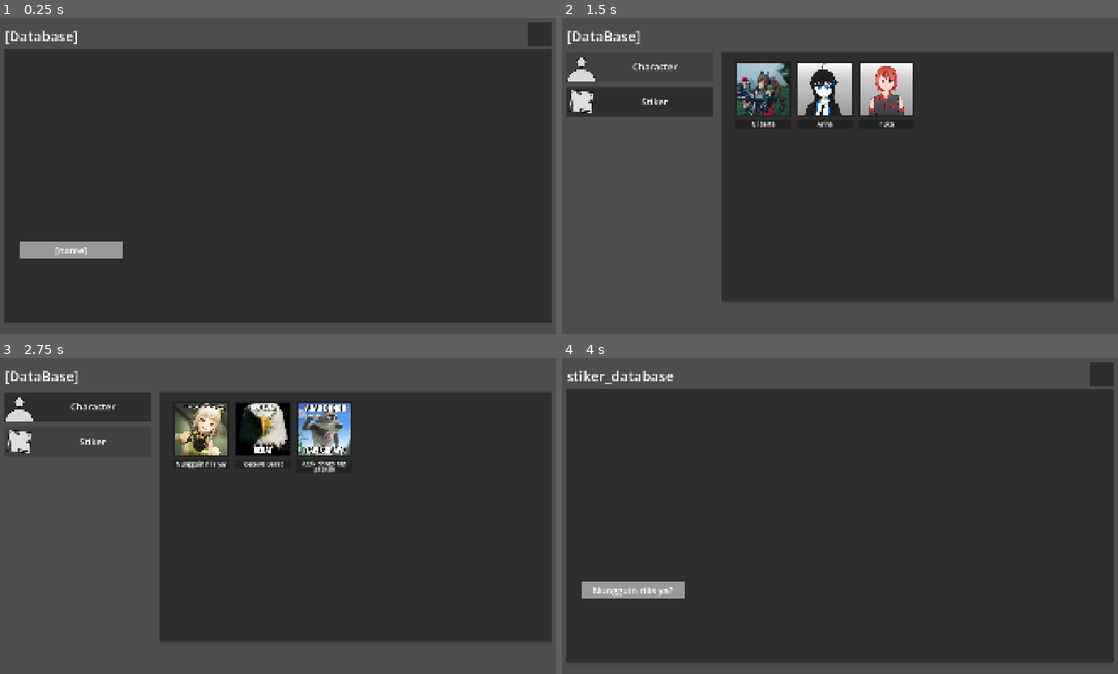
Above: before the commit, frames 1-4 (two rows, left to right).
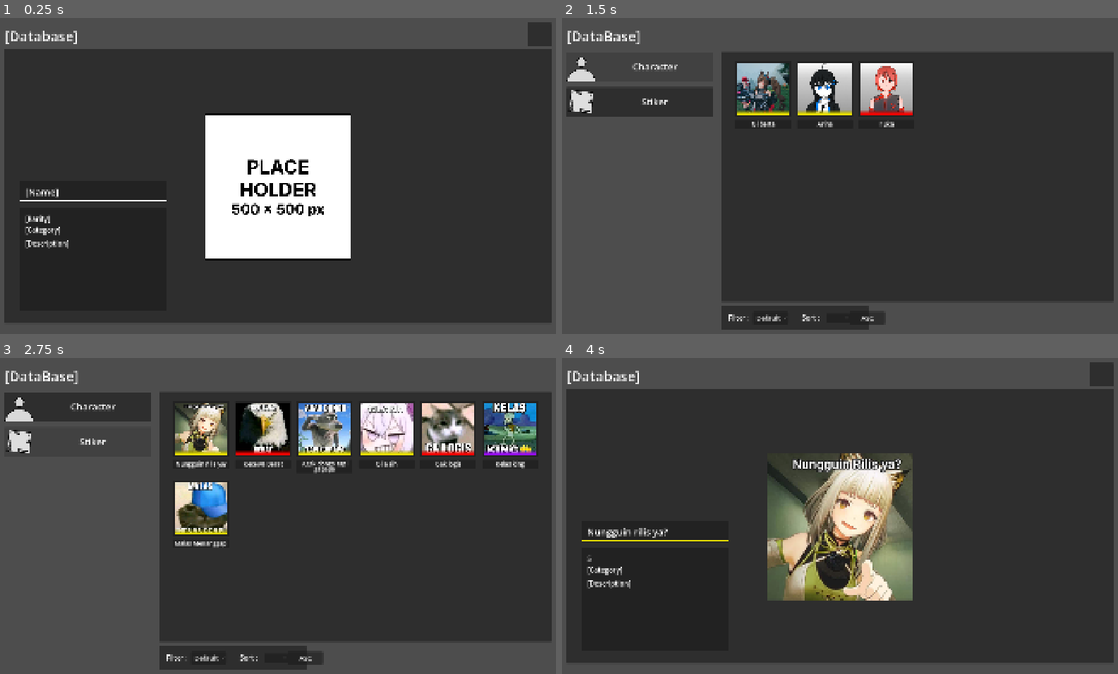
Above: after the commit, the same moments.

Repository: EZ1712/Database-Item-Godot-4.6
Game: Godot game, scene res://scene/component/detail/detail.tscn
Two runs of this game, one before a commit and one after it. Both use one fixed random seed, a clock stepped at 60 frames per second and the inputs below. The project has no main scene, so this scene is started directly.
Inputs (mouse positions are in pixels of both pictures, inside the frame that each line leads up to):
- Up to frame 1 (0.25 s): no input
- Up to frame 2 (1.5 s): click (1101, 33) at 0.5 s; click "Character" at 1.25 s
- Up to frame 3 (2.75 s): click "Stiker" at 2 s
- Up to frame 4 (4 s): click "button" at 2.75 s; tap Enter at 3.5 s

The runs differ from the first frame. In frame 1, 13% of the frame differs, in the area x 3-64%, y 30-77%; in frame 2, 2.5%; in frame 3, 8.7%; in frame 4, 12%.
Error before the commit: Trying to assign value of type 'Nil' to a variable of type 'Dictionary'. (res://scene/menu_and_preview/menu_and_preview.gd:39)
Error after the commit: Trying to assign value of type 'Nil' to a variable of type 'Dictionary'. (res://scene/menu_and_preview/menu_and_preview.gd:50)

Commit message:
Sorting Function

Diff:
--- a/database/data/character_data.tres
+++ /dev/null
@@ -1,33 +0,0 @@
-[gd_resource type="Resource" script_class="GameDatabase" format=3 uid="uid://bqfxd15ghv7n2"]
-
-[ext_resource type="Script" uid="uid://c8sjqdol2rr0o" path="res://database/ganedatabse.gd" id="1_3qk0w"]
-[ext_resource type="Texture2D" uid="uid://cemrp6vq0sfjd" path="res://database/asset/character/gilberta_preview.png" id="1_35dg6"]
-[ext_resource type="Texture2D" uid="uid://ylaartdcpdpk" path="res://database/asset/character/arina_preview.png" id="2_0cq04"]
-[ext_resource type="Texture2D" uid="uid://drqa2hf4250uw" path="res://database/asset/character/fuka_preview.png" id="3_mdk3k"]
-
-[resource]
-script = ExtResource("1_3qk0w")
-data = {
-0: {
-"description": "dwa",
-"image": null,
-"image_preview": ExtResource("1_35dg6"),
-"name": "Gilberta",
-"rarity": 6
-},
-1: {
-"description": "dwa",
-"image": null,
-"image_preview": ExtResource("2_0cq04"),
-"name": "Arina",
-"rarity": 6
-},
-2: {
-"description": "lorem",
-"image": null,
-"image_preview": ExtResource("3_mdk3k"),
-"name": "Fuka",
-"rarity": 5
-}
-}
-metadata/_custom_type_script = "uid://c8sjqdol2rr0o"
--- /dev/null
+++ b/database/data/character_database.tres
@@ -0,0 +1,30 @@
+[gd_resource type="Resource" script_class="GameDatabase" format=3 uid="uid://bqfxd15ghv7n2"]
+
+[ext_resource type="Script" uid="uid://c8sjqdol2rr0o" path="res://database/gamedatabse.gd" id="4_n54kt"]
+
+[resource]
+script = ExtResource("4_n54kt")
+data = {
+0: {
+"description": "dwa",
+"image": "res://database/asset/character/gilberta_preview.png",
+"image_preview": "res://database/asset/character/gilberta_preview.png",
+"name": "Gilberta",
+"rarity": 5
+},
+1: {
+"description": "dwa",
+"image": "res://database/asset/character/arina_preview.png",
+"image_preview": "res://database/asset/character/arina_preview.png",
+"name": "Arina",
+"rarity": 5
+},
+2: {
+"description": "lorem",
+"image": "res://database/asset/character/fuka_preview.png",
+"image_preview": "res://database/asset/character/fuka_preview.png",
+"name": "Fuka",
+"rarity": 6
+}
+}
+metadata/_custom_type_script = "uid://c8sjqdol2rr0o"
--- a/database/data/stiker_database.tres
+++ b/database/data/stiker_database.tres
@@ -1,32 +1,57 @@
 [gd_resource type="Resource" script_class="GameDatabase" format=3 uid="uid://dnt17xsvsweu3"]
 
-[ext_resource type="Texture2D" uid="uid://bu64t5o7ufrl7" path="res://database/asset/stiker/nungguin_rilis_ya.png" id="1_il8sd"]
-[ext_resource type="Script" uid="uid://c8sjqdol2rr0o" path="res://database/ganedatabse.gd" id="1_pnk1f"]
-[ext_resource type="Texture2D" uid="uid://rvc1ittp754p" path="res://database/asset/stiker/kecewa_berat.png" id="2_xbnyq"]
-[ext_resource type="Texture2D" uid="uid://dnnbqp5464dfs" path="res://database/asset/stiker/agak_dongo_tapi_gapapa.png" id="3_vijmn"]
+[ext_resource type="Script" uid="uid://c8sjqdol2rr0o" path="res://database/gamedatabse.gd" id="4_il8sd"]
 
 [resource]
-script = ExtResource("1_pnk1f")
+script = ExtResource("4_il8sd")
 data = {
 0: {
 "description": "dadwa",
-"image": null,
-"image_preview": ExtResource("1_il8sd"),
+"image": "res://database/asset/stiker/nungguin_rilis_ya.png",
+"image_preview": "res://database/asset/stiker/nungguin_rilis_ya.png",
 "name": "Nungguin rilis ya?",
 "rarity": 5
 },
 1: {
 "description": "hrwda",
-"image": null,
-"image_preview": ExtResource("2_xbnyq"),
+"image": "res://database/asset/stiker/kecewa_berat.png",
+"image_preview": "res://database/asset/stiker/kecewa_berat.png",
 "name": "Kecewa Berat",
 "rarity": 6
 },
 2: {
 "description": "mjade",
-"image": null,
-"image_preview": ExtResource("3_vijmn"),
+"image": "res://database/asset/stiker/agak_dongo_tapi_gapapa.png",
+"image_preview": "res://database/asset/stiker/agak_dongo_tapi_gapapa.png",
 "name": "Agak dongo tapi gapapa",
+"rarity": 5
+},
+3: {
+"description": "orang gila memang",
+"image": "res://database/asset/stiker/gila_sih.png",
+"image_preview": "res://database/asset/stiker/gila_sih.png",
+"name": "Gila sih",
+"rarity": 5
+},
+4: {
+"description": "memang gak logis",
+"image": "res://database/asset/stiker/gak_logis.png",
+"image_preview": "res://database/asset/stiker/gak_logis.png",
+"name": "Gak logis",
+"rarity": 6
+},
+5: {
+"description": "Kelas SMP bang",
+"image": "res://database/asset/stiker/kelas_king.png",
+"image_preview": "res://database/asset/stiker/kelas_king.png",
+"name": "Kelas king",
+"rarity": 4
+},
+6: {
+"description": "gw udah muak sumpah",
+"image": "res://database/asset/stiker/malas_menanggapi.png",
+"image_preview": "res://database/asset/stiker/malas_menanggapi.png",
+"name": "Malas Menanggapi",
 "rarity": 5
 }
 }
--- a/scene/component/button_preview/button_preview.gd
+++ b/scene/component/button_preview/button_preview.gd
@@ -2,10 +2,26 @@
 
 signal preview_pressed
 
-func preview_data(name_display, image_preview):
+func preview_data(name_display, image_preview, rarity):
 	$PanelContainer/NameDisplay.text = str(name_display)
-	$Button/ImagePreview.texture = image_preview
-	pass
+	$Button/ImagePreview.texture = load(image_preview)
+	#$Button/RarityBorder.texture.gradient.set_color(0, rarity_color(rarity))
+	$Button/Label.text = str(rarity)
+	$Button/ColorRect.color = rarity_color(rarity)
+	#var border = $Button/RarityBorder.texture.duplicate()
+	#border.gradient.set_color(0, rarity_color(rarity))
+	#$Button/RarityBorder.texture = border
+	$Button/TextureRect.modulate = rarity_color(rarity)
+
+	#pass
+
+func rarity_color(rarity):
+	match int(rarity):
+		6: return Color("fd0400")
+		5: return Color("E6DE01")
+		4: return Color("960DF1")
+		#3: return
+	#pass
 
 func _on_button_pressed() -> void:
 	preview_pressed.emit()
--- a/scene/component/button_preview/button_preview.tscn
+++ b/scene/component/button_preview/button_preview.tscn
@@ -1,7 +1,18 @@
 [gd_scene format=3 uid="uid://bphgityydx8gj"]
 
 [ext_resource type="Script" uid="uid://bgxjlnegk5o8h" path="res://scene/component/button_preview/button_preview.gd" id="1_ma63y"]
-[ext_resource type="Texture2D" uid="uid://cecsrlpxtci6o" path="res://asset_sementaera/Rectangle 80.png" id="2_ma63y"]
+[ext_resource type="Texture2D" uid="uid://dnnbqp5464dfs" path="res://database/asset/stiker/agak_dongo_tapi_gapapa.png" id="2_ma63y"]
+[ext_resource type="Texture2D" uid="uid://cxj8f5221g03s" path="res://assets/border_rarity.png" id="3_fo2ws"]
+
+[sub_resource type="Gradient" id="Gradient_fo2ws"]
+offsets = PackedFloat32Array(0, 0.2451613)
+colors = PackedColorArray(0.99215686, 0.015686275, 0, 1, 0.99215686, 0.015686275, 0, 0)
+
+[sub_resource type="GradientTexture2D" id="GradientTexture2D_wkoui"]
+resource_local_to_scene = true
+gradient = SubResource("Gradient_fo2ws")
+fill_from = Vector2(0.56164384, 1)
+fill_to = Vector2(0.55707765, 0)
 
 [node name="ButtonPreview" type="Control" unique_id=2031525819]
 custom_minimum_size = Vector2(190, 250)
@@ -36,6 +47,48 @@
 grow_vertical = 2
 texture = ExtResource("2_ma63y")
 
+[node name="RarityBorder" type="TextureRect" parent="Button" unique_id=1021134955]
+visible = false
+layout_mode = 0
+offset_left = 5.0
+offset_top = 5.0
+offset_right = 185.0
+offset_bottom = 185.0
+texture = SubResource("GradientTexture2D_wkoui")
+
+[node name="Label" type="Label" parent="Button" unique_id=722412942]
+visible = false
+layout_mode = 0
+offset_left = 10.0
+offset_top = 145.0
+offset_right = 98.0
+offset_bottom = 180.0
+theme_override_font_sizes/font_size = 25
+text = "[Rarity]"
+
+[node name="ColorRect" type="ColorRect" parent="Button" unique_id=2080899568]
+visible = false
+layout_mode = 0
+offset_left = 5.0
+offset_top = 180.0
+offset_right = 185.0
+offset_bottom = 185.0
+
+[node name="TextureRect" type="TextureRect" parent="Button" unique_id=1506836489]
+layout_mode = 1
+anchors_preset = 8
+anchor_left = 0.5
+anchor_top = 0.5
+anchor_right = 0.5
+anchor_bottom = 0.5
+offset_left = -90.0
+offset_top = -90.0
+offset_right = 90.0
+offset_bottom = 90.0
+grow_horizontal = 2
+grow_vertical = 2
+texture = ExtResource("3_fo2ws")
+
 [node name="PanelContainer" type="PanelContainer" parent="." unique_id=1822490792]
 layout_mode = 1
 anchors_preset = 5
--- a/scene/component/detail/detail.gd
+++ b/scene/component/detail/detail.gd
@@ -1,16 +1,33 @@
 extends Control
+
+
+
+var character_database : Dictionary = load("res://database/data/character_database.tres").data
+var stiker_database : Dictionary = load("res://database/data/stiker_database.tres").data
 
 var menu_and_preview : PackedScene = load("res://scene/menu_and_preview/menu_and_preview.tscn")
 
+var sorting_method_send : String
 var database_current : String
 
-func detail_data(name_display, database):
-	$LabelDatabase.text = str(database)
-	$Panel/Panel/Label.text = str(name_display)
+func detail_data(database, id):
+	var raw_database : Dictionary = self.get(database)
+	var data = raw_database[id]
+
+	$PanelMain/ControlDetail/PanelDetail/Panel/MarginContainer/LabelName.text = str(data["name"])
+	$PanelMain/ControlDetail/PanelDetail/PanelContainer/MarginContainer/VBoxContainer/LabelRarity.text = str(data["rarity"])
+	$PanelMain/TextureImage.texture = load(data["image"])
+	$PanelMain/ControlDetail/PanelDetail/Panel/MarginContainer2/ColorRect.color = rarity_color(data["rarity"])
+	#$LabelDatabase.text = str(database)
+	#$Panel/Panel/Label.text = str(name_display)
 
 	database_current = database
-	pass
 
+func rarity_color(rarity):
+	match int(rarity):
+		6: return Color("fd0400")
+		5: return Color("E6DE01")
+		4: return Color("960DF1")
 
 func _on_button_back_pressed() -> void:
 	var menu_preview_scene = menu_and_preview.instantiate()
@@ -18,5 +35,9 @@
 	get_tree().root.add_child(menu_preview_scene)
 	get_tree().current_scene = menu_preview_scene
 
+	menu_preview_scene.sorting_method = sorting_method_send
+	#menu_preview_scene.data_from_detail(database_current,sorting_method_send)
+
 	menu_preview_scene.preview_display(database_current)
+	menu_preview_scene.preview_sorting()
 	queue_free()
--- a/scene/component/detail/detail.tscn
+++ b/scene/component/detail/detail.tscn
@@ -1,8 +1,7 @@
 [gd_scene format=3 uid="uid://bcpuoycavgge2"]
 
 [ext_resource type="Script" uid="uid://ddy51cdd4a3ix" path="res://scene/component/detail/detail.gd" id="1_0q56g"]
-
-[sub_resource type="StyleBoxFlat" id="StyleBoxFlat_wcsw1"]
+[ext_resource type="Texture2D" uid="uid://qpovse18ebsj" path="res://asset_sementaera/Place holder 500px.png" id="2_dny06"]
 
 [node name="Detail" type="Control" unique_id=128637850]
 layout_mode = 3
@@ -33,7 +32,7 @@
 offset_bottom = 99.0
 grow_horizontal = 0
 
-[node name="Panel" type="Panel" parent="." unique_id=2078099989]
+[node name="PanelMain" type="Panel" parent="." unique_id=2078099989]
 layout_mode = 1
 anchors_preset = 8
 anchor_left = 0.5
@@ -47,34 +46,111 @@
 grow_horizontal = 2
 grow_vertical = 2
 
-[node name="Panel" type="Panel" parent="Panel" unique_id=311432841]
+[node name="ControlDetail" type="Control" parent="PanelMain" unique_id=374751074]
 layout_mode = 1
 anchors_preset = 2
 anchor_top = 1.0
 anchor_bottom = 1.0
 offset_left = 50.0
-offset_top = -280.0
-offset_right = 402.0
-offset_bottom = -220.0
+offset_top = -432.0
+offset_right = 550.0
+offset_bottom = -43.00067
 grow_vertical = 0
-theme_override_styles/panel = SubResource("StyleBoxFlat_wcsw1")
 
-[node name="Label" type="Label" parent="Panel/Panel" unique_id=1182016054]
+[node name="PanelDetail" type="VBoxContainer" parent="PanelMain/ControlDetail" unique_id=198680406]
+layout_mode = 1
+anchors_preset = 12
+anchor_top = 1.0
+anchor_right = 1.0
+anchor_bottom = 1.0
+offset_top = -93.0
+grow_horizontal = 2
+grow_vertical = 0
+theme_override_constants/separation = 20
+
+[node name="Panel" type="PanelContainer" parent="PanelMain/ControlDetail/PanelDetail" unique_id=630373094]
+custom_minimum_size = Vector2(500, 70)
+layout_mode = 2
+
+[node name="MarginContainer" type="MarginContainer" parent="PanelMain/ControlDetail/PanelDetail/Panel" unique_id=816845290]
+layout_mode = 2
+theme_override_constants/margin_left = 20
+theme_override_constants/margin_top = 10
+theme_override_constants/margin_right = 20
+theme_override_constants/margin_bottom = 10
+
+[node name="LabelName" type="Label" parent="PanelMain/ControlDetail/PanelDetail/Panel/MarginContainer" unique_id=444825267]
+custom_minimum_size = Vector2(460, 0)
+layout_mode = 2
+theme_override_font_sizes/font_size = 32
+text = "[Name]"
+autowrap_mode = 3
+
+[node name="MarginContainer2" type="Control" parent="PanelMain/ControlDetail/PanelDetail/Panel" unique_id=1221644567]
+layout_mode = 2
+size_flags_vertical = 8
+
+[node name="ColorRect" type="ColorRect" parent="PanelMain/ControlDetail/PanelDetail/Panel/MarginContainer2" unique_id=955857041]
+layout_mode = 1
+anchors_preset = 7
+anchor_left = 0.5
+anchor_top = 1.0
+anchor_right = 0.5
+anchor_bottom = 1.0
+offset_left = -250.0
+offset_top = -6.0
+offset_right = 250.0
+grow_horizontal = 2
+grow_vertical = 0
+
+[node name="PanelContainer" type="PanelContainer" parent="PanelMain/ControlDetail/PanelDetail" unique_id=2055077456]
+custom_minimum_size = Vector2(0, 350)
+layout_mode = 2
+
+[node name="MarginContainer" type="MarginContainer" parent="PanelMain/ControlDetail/PanelDetail/PanelContainer" unique_id=1216639084]
+layout_mode = 2
+theme_override_constants/margin_left = 20
+theme_override_constants/margin_top = 20
+theme_override_constants/margin_right = 20
+theme_override_constants/margin_bottom = 20
+
+[node name="VBoxContainer" type="VBoxContainer" parent="PanelMain/ControlDetail/PanelDetail/PanelContainer/MarginContainer" unique_id=527369331]
+layout_mode = 2
+
+[node name="LabelRarity" type="Label" parent="PanelMain/ControlDetail/PanelDetail/PanelContainer/MarginContainer/VBoxContainer" unique_id=80407287]
+layout_mode = 2
+theme_override_font_sizes/font_size = 24
+text = "[Rarity]"
+
+[node name="LabelCategory" type="Label" parent="PanelMain/ControlDetail/PanelDetail/PanelContainer/MarginContainer/VBoxContainer" unique_id=1294702922]
+layout_mode = 2
+theme_override_font_sizes/font_size = 24
+text = "[Category]"
+
+[node name="HSeparator" type="HSeparator" parent="PanelMain/ControlDetail/PanelDetail/PanelContainer/MarginContainer/VBoxContainer" unique_id=1920122152]
+layout_mode = 2
+
+[node name="LabelDescription" type="RichTextLabel" parent="PanelMain/ControlDetail/PanelDetail/PanelContainer/MarginContainer/VBoxContainer" unique_id=1700956513]
+layout_mode = 2
+theme_override_font_sizes/normal_font_size = 24
+text = "[Description]
+"
+fit_content = true
+
+[node name="TextureImage" type="TextureRect" parent="PanelMain" unique_id=1300142076]
+custom_minimum_size = Vector2(500, 500)
 layout_mode = 1
 anchors_preset = 8
 anchor_left = 0.5
 anchor_top = 0.5
 anchor_right = 0.5
 anchor_bottom = 0.5
-offset_left = -48.5
-offset_top = -11.5
-offset_right = 48.5
-offset_bottom = 11.5
+offset_left = -250.0
+offset_top = -250.0
+offset_right = 250.0
+offset_bottom = 250.0
 grow_horizontal = 2
 grow_vertical = 2
-theme_override_font_sizes/font_size = 32
-text = "[name]"
-horizontal_alignment = 1
-vertical_alignment = 1
+texture = ExtResource("2_dny06")
 
 [connection signal="pressed" from="ButtonBack" to="." method="_on_button_back_pressed"]
--- a/scene/menu/preview_detail.gd
+++ b/scene/menu/preview_detail.gd
@@ -5,7 +5,7 @@
 @onready var label_title: Label = $PanelTitle/LabelTitle
 
 func _ready() -> void:
-	$PanelTitle/LabelTitle.pressed.connect(emit_custom_signal)
+	#$PanelTitle/LabelTitle.pressed.connect(emit_custom_signal)
 	pass
 
 func preview_data(db_data):
--- a/scene/menu_and_preview/menu_and_preview.gd
+++ b/scene/menu_and_preview/menu_and_preview.gd
@@ -6,8 +6,9 @@
 
 @onready var menu_list: VBoxContainer = $MenuList/VBoxContainer
 @onready var preview_list: GridContainer = $PreviewList/ScrollContainer/GridContainer
+@onready var button_ascending: Button = $Panel/Sort/ButtonAscending
 
-var character_database : Dictionary = load("res://database/data/character_data.tres").data
+var character_database : Dictionary = load("res://database/data/character_database.tres").data
 var stiker_database : Dictionary = load("res://database/data/stiker_database.tres").data
 
 var menu : Dictionary = {
@@ -15,10 +16,16 @@
 	2 : {"name" : "Stiker", "icon" : load("res://asset_sementaera/stiker.png"), "database" : "stiker_database"}
 }
 
-var current_database : String
+var sorting_catogory
+
+var sorting_method : String = "asc"
+var current_database : String = "character_database"
+var sorting_by : String
 
 func _ready() -> void:
 	menu_display()
+	preview_display(current_database,sorting(self.get(current_database), "name"))
+	button_method_text()
 
 func menu_display():
 	for id in menu:
@@ -27,33 +34,92 @@
 		var menu_button = menu_template.instantiate()
 		menu_button.menu_data(data["name"] ,data["icon"])
 
-		menu_button.menu_pressed.connect(func(): preview_display(data["database"]))
+		menu_button.menu_pressed.connect(func(): preview_display(data["database"], sorting(self.get(data["database"]), "name")))
+		#menu_button.menu_pressed.connect(func(): preview_display(data["database"]))
+		menu_button.menu_pressed.connect(func(): current_database = data["database"])
 
 		menu_list.add_child(menu_button)
 
-func preview_display(database):
+func preview_display(database, sort_data : Array = []):
+
+	current_database = database
 
 	for child in preview_list.get_children():
 		child.queue_free()
 
 	var direct_database : Dictionary = self.get(database)
 
-	for id in direct_database:
+	var id_data = sort_data
+
+	if sort_data.is_empty():
+		id_data = direct_database.keys()
+
+	for id in id_data:
 		var data = direct_database[id]
 
 		var preview_button = preview_template.instantiate()
-		preview_button.preview_data(data["name"], data["image_preview"])
+		preview_button.preview_data(data["name"], data["image_preview"], data["rarity"])
 
-		preview_button.preview_pressed.connect(func(): detail(data["name"], database))
+		preview_button.preview_pressed.connect(func(): detail(database, id))
 
 		preview_list.add_child(preview_button)
 
-func detail(name_display, database):
+func detail(database, id):
 	var detail_scene = detail_template.instantiate()
 
 	get_tree().root.add_child(detail_scene)
 	get_tree().current_scene = detail_scene
 
-	detail_scene.detail_data(name_display, database)
+	detail_scene.sorting_method_send  = sorting_method
+	detail_scene.detail_data(database, id)
 
 	queue_free()
+
+func sorting(database, by):
+	#var raw_database = self.get(database)
+	var sort_data = database.keys()
+
+	if sorting_method == "asc":
+		sort_data.sort_custom(func(a,b):
+			var value_a = str(database[a][by]).to_lower()
+			var value_b = str(database[b][by]).to_lower()
+			return value_a < value_b
+			)
+	elif  sorting_method == "desc":
+		sort_data.sort_custom(func(a,b):
+			var value_a = str(database[a][by]).to_lower()
+			var value_b = str(database[b][by]).to_lower()
+			return value_a > value_b
+			)
+	return sort_data
+
+
+#func _on_option_button_item_selected(index: int) -> void:
+	#var sort_database : Dictionary = self.get(current_database)
+	#if index == 0:
+		#var id_sort = sorting(sort_database, "name", "asc")
+		#preview_display(current_database, id_sort)
+		#sorting_method = "asc"
+	#elif index == 1:
+		#var id_sort = sorting(sort_database, "name", "desc")
+		#preview_display(current_database, id_sort)
+		#sorting_method = "desc"
+		#print(sort_database)
+
+func button_method_text():
+	button_ascending.text = str(sorting_method).to_upper()
+
+func preview_sorting():
+	#var sort_database : Dictionary = self.get(current_database)
+	var id_sort = sorting(self.get(current_database), "name")
+	preview_display(current_database, id_sort)
+	button_method_text()
+
+func _on_button_ascending_pressed():
+	if sorting_method == "asc":
+		sorting_method = "desc"
+	elif sorting_method == "desc":
+		sorting_method = "asc"
+
+	button_method_text()
+	preview_sorting()
--- a/scene/menu_and_preview/menu_and_preview.tscn
+++ b/scene/menu_and_preview/menu_and_preview.tscn
@@ -3,6 +3,14 @@
 [ext_resource type="PackedScene" uid="uid://6u56fmymxjfc" path="res://scene/component/button_menu_flat/button_menu_flat.tscn" id="1_11whm"]
 [ext_resource type="Script" uid="uid://bvwg7soshubp1" path="res://scene/menu_and_preview/menu_and_preview.gd" id="1_wldhc"]
 [ext_resource type="PackedScene" uid="uid://bphgityydx8gj" path="res://scene/component/button_preview/button_preview.tscn" id="3_arsn6"]
+
+[sub_resource type="Theme" id="Theme_gklim"]
+OptionButton/font_sizes/font_size = 23
+PopupMenu/font_sizes/font_size = 23
+
+[sub_resource type="Theme" id="Theme_arsn6"]
+OptionButton/font_sizes/font_size = 23
+PopupMenu/font_sizes/font_size = 23
 
 [node name="MenuAndPreview" type="Control" unique_id=2043511403]
 layout_mode = 3
@@ -125,3 +133,124 @@
 [node name="ButtonPreview8" parent="PreviewList/ScrollContainer/GridContainer" unique_id=1744554459 instance=ExtResource("3_arsn6")]
 visible = false
 layout_mode = 2
+
+[node name="Panel" type="Panel" parent="." unique_id=1840468527]
+layout_mode = 1
+anchors_preset = 2
+anchor_top = 1.0
+anchor_bottom = 1.0
+offset_left = 556.0
+offset_top = -97.0
+offset_right = 1056.0
+offset_bottom = -17.0
+grow_vertical = 0
+
+[node name="Filter" type="Label" parent="Panel" unique_id=681972579]
+layout_mode = 1
+anchors_preset = 4
+anchor_top = 0.5
+anchor_bottom = 0.5
+offset_left = 24.0
+offset_top = -17.0
+offset_right = 225.0
+offset_bottom = 17.0
+grow_vertical = 2
+theme_override_font_sizes/font_size = 24
+text = "Filter : "
+
+[node name="OptionButton" type="OptionButton" parent="Panel/Filter" unique_id=226749412]
+layout_mode = 1
+anchors_preset = 6
+anchor_left = 1.0
+anchor_top = 0.5
+anchor_right = 1.0
+anchor_bottom = 0.5
+offset_left = -117.0
+offset_top = -21.0
+offset_right = 3.0
+offset_bottom = 21.0
+grow_horizontal = 0
+grow_vertical = 2
+theme = SubResource("Theme_gklim")
+alignment = 1
+selected = 0
+item_count = 2
+popup/item_0/text = "Default"
+popup/item_0/id = 0
+popup/item_1/text = "Name"
+popup/item_1/id = 1
+
+[node name="Sort" type="Label" parent="Panel" unique_id=117118488]
+layout_mode = 1
+anchors_preset = 6
+anchor_left = 1.0
+anchor_top = 0.5
+anchor_right = 1.0
+anchor_bottom = 0.5
+offset_left = -225.0
+offset_top = -17.0
+offset_right = 57.0
+offset_bottom = 17.0
+grow_horizontal = 0
+grow_vertical = 2
+theme_override_font_sizes/font_size = 24
+text = "Sort : "
+
+[node name="ButtonAscending" type="Button" parent="Panel/Sort" unique_id=1280640007]
+layout_mode = 1
+anchors_preset = 6
+anchor_left = 1.0
+anchor_top = 0.5
+anchor_right = 1.0
+anchor_bottom = 0.5
+offset_left = -120.0
+offset_top = -21.0
+offset_bottom = 21.0
+grow_horizontal = 0
+grow_vertical = 2
+theme_override_font_sizes/font_size = 23
+text = "ASC"
+
+[node name="OptionButton" type="OptionButton" parent="Panel/Sort" unique_id=1994555749]
+visible = false
+layout_mode = 1
+anchors_preset = 6
+anchor_left = 1.0
+anchor_top = 0.5
+anchor_right = 1.0
+anchor_bottom = 0.5
+offset_left = -120.0
+offset_top = -21.0
+offset_bottom = 21.0
+grow_horizontal = 0
+grow_vertical = 2
+theme = SubResource("Theme_arsn6")
+alignment = 1
+selected = 0
+item_count = 2
+popup/item_0/text = "ASC"
+popup/item_0/id = 0
+popup/item_1/text = "DESC"
+popup/item_1/id = 1
+
+[node name="OptionButton2" type="OptionButton" parent="Panel/Sort" unique_id=465261934]
+layout_mode = 1
+anchors_preset = 6
+anchor_left = 1.0
+anchor_top = 0.5
+anchor_right = 1.0
+anchor_bottom = 0.5
+offset_left = -199.0
+offset_top = -15.5
+offset_right = -120.0
+offset_bottom = 15.5
+grow_horizontal = 0
+grow_vertical = 2
+item_count = 2
+popup/item_0/text = "Name"
+popup/item_0/id = 0
+popup/item_1/text = "Rarity"
+popup/item_1/id = 1
+
+[connection signal="pressed" from="Panel/Sort/ButtonAscending" to="." method="_on_button_ascending_pressed"]
+[connection signal="item_selected" from="Panel/Sort/OptionButton" to="." method="_on_option_button_item_selected"]
Binary file added: asset_sementaera/Place holder 500px.png
Not shown, added: asset_sementaera/Place holder 500px.png.import
Binary file added: assets/border_rarity.png
Not shown, added: assets/border_rarity.png.import
Binary file added: database/asset/stiker/gak_logis.png
Not shown, added: database/asset/stiker/gak_logis.png.import
Binary file added: database/asset/stiker/gila_sih.png
Not shown, added: database/asset/stiker/gila_sih.png.import
Binary file added: database/asset/stiker/kelas_king.png
Not shown, added: database/asset/stiker/kelas_king.png.import
Binary file added: database/asset/stiker/malas_menanggapi.png
Not shown, added: database/asset/stiker/malas_menanggapi.png.import
(and 2 more such lines)
